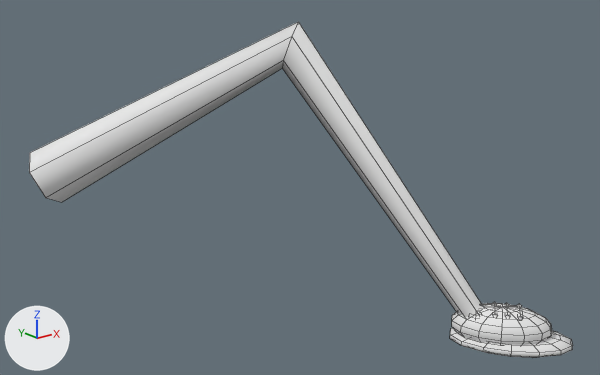
The FBX model unity/Assets/Art/Models/Spider_Leg4_Sneaker.fbx as it was, and as the next commit left it.
The view is the same before and after, from a camera (50 mm lens) standing at (-0.226, -0.589, 0.18) and looking at (0.136, -0.136, -0.001). The lights are fixed; the arrows at lower left show +X, +Y and +Z. The older version comes first. Mesh edges are drawn as thin lines. Where no turn or scale is listed for an object, it has been applied to the vertices.

In view in the first picture: 'Spider_Leg4_Sneaker'.
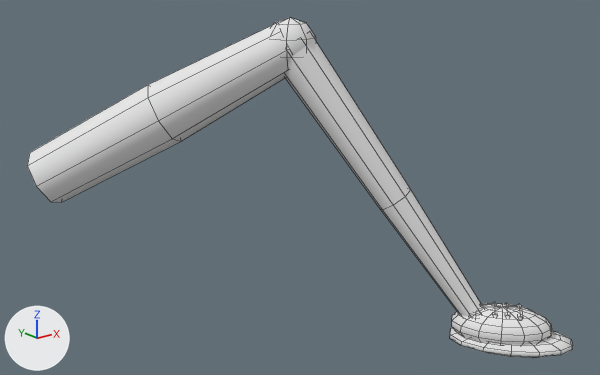
The change, as a list of edits to the scene's bpy script:
```text
Change me_spider_leg4_sneaker:
    used by ob_spider_leg4_sneaker; location = (0.0, 0.0, 0.0)
    remove me_spider_leg4_sneaker.from_pydata(...)  # 300 vertices, 311 faces; spans x -0.016..0.281, y -0.286..0.018, z -0.125..0.117
    add me_spider_leg4_sneaker.from_pydata(...)  # 364 vertices, 371 faces; spans x -0.016..0.281, y -0.286..0.017, z -0.124..0.119
    me_spider_leg4_sneaker part 1: a new loose piece, a UV sphere (8 segments, 5 rings, poles along z) spanning x 0.122..0.158, y -0.138..-0.102, z 0.081..0.119, in mat_vertexcolor (white #e7e7e7)
    me_spider_leg4_sneaker part 2: a new loose piece of 24 vertices spanning x 0.124..0.247, y -0.247..-0.105, z -0.124..0.11, in mat_vertexcolor (white #e7e7e7)
    me_spider_leg4_sneaker part 3
    15 vertices are removed from x -0.016..0.248, y -0.248..0.018, z -0.125..0.117
    12 faces are deleted
    1 vertex moves from x 0.136, y -0.116, z 0.083 to x 0.079, y -0.067, z 0.029
    21 vertices are added at x -0.016..0.153, y -0.134..0.017, z -0.014..0.116
    16 new faces join them
```

Where the change shows, as pixel boxes [x1, y1, x2, y2] in the pictures (600 x 375 px; the box of a moved part takes in the faces that stretch with it):
'Spider_Leg4_Sneaker', reshaped: before [29, 22, 573, 358]; after [27, 18, 573, 358]
part 1 of me_spider_leg4_sneaker, added: after [272, 18, 316, 64]
part 2 of me_spider_leg4_sneaker, added: after [284, 40, 483, 316]
part 3 of me_spider_leg4_sneaker, moved or reshaped: before [29, 22, 483, 317]; after [27, 25, 287, 202]
